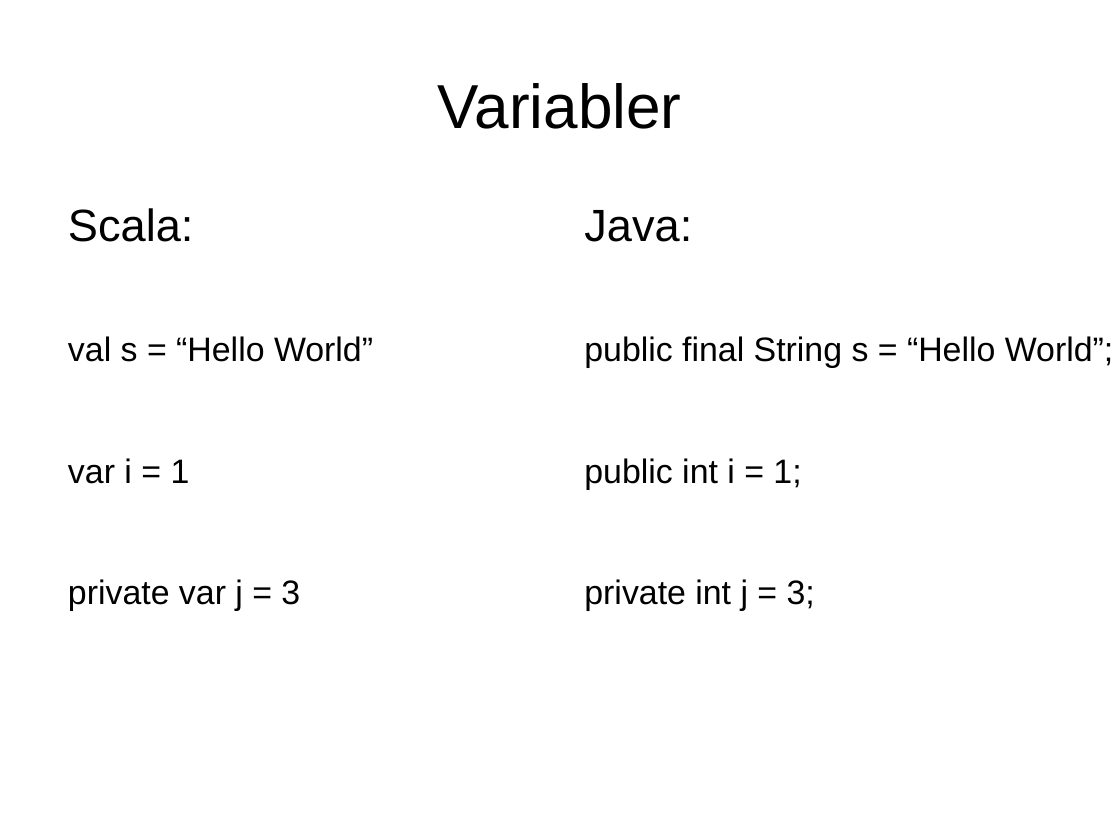
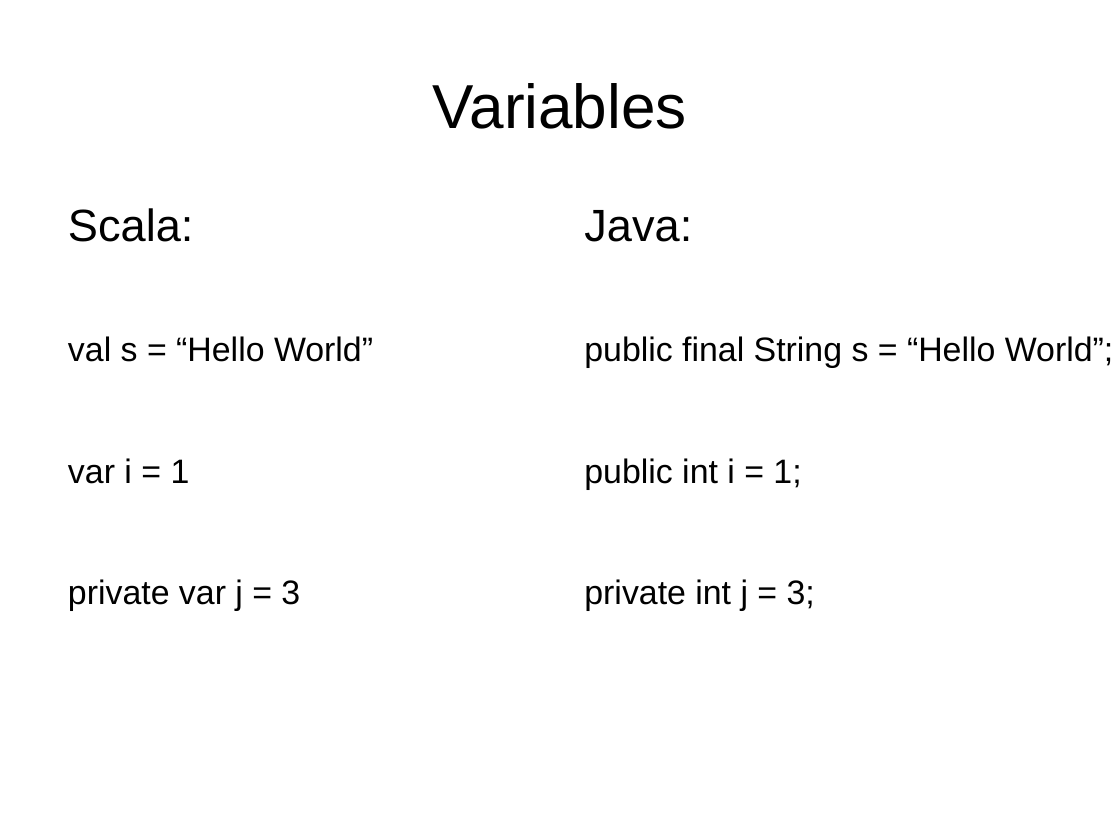
Before and after one commit to javaBin/scala-training-slides, a slide deck: slide 4 of 1.2 - scala basics.odp. Drawn at 1120x840 pixels with LibreOffice and Linux fonts; fonts in the diff are those of the drawing; background and template pictures are left out. Boxes give left, top, right and bottom in pixels: in the first picture for what was removed or moved away, otherwise in the second. Text is boxed around its words. In the diff, an @@ line names an element or a change of style, - is before the commit and + after.

```diff
--- a/1.2 - scala basics.odp
+++ b/1.2 - scala basics.odp
@@ title at <box>433,83,687,129</box>: text changed @@
-Variabler
+Variables
```
Also in this commit, not shown: 11 other slides changed, 1 slide added, 1 slide removed.
